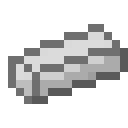
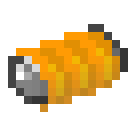
Layer changes from the first 128×128 image to the second:
added layer "Magnetic Coil Shadow" above "Magnetic Coil Copper" over [40, 56, 120, 112]
added layer "Magnetic Coil Copper" above "Metal Bar Iron" over [16, 32, 120, 112]
added layer "Metal Bar Iron" above "Metal Bar Alu" over [8, 24, 128, 104]
renamed "Metal Bar" to "Metal Bar Alu", hid it over [8, 24, 128, 104]
